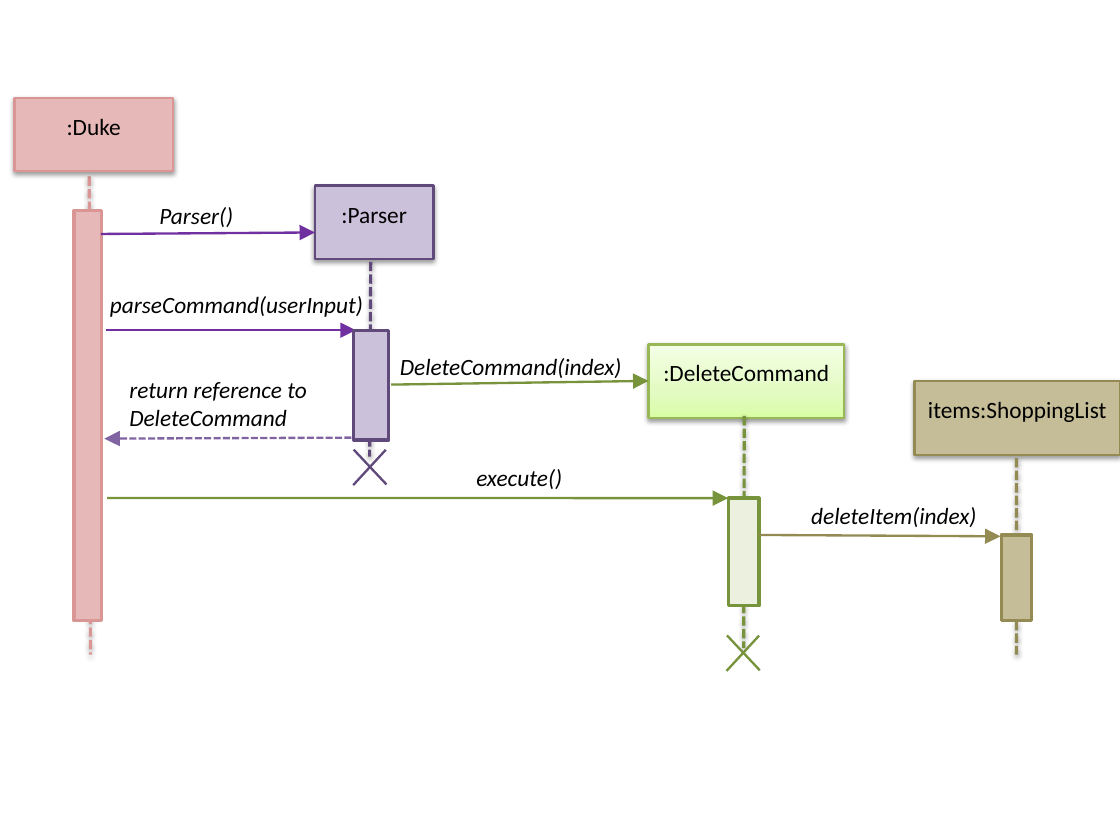
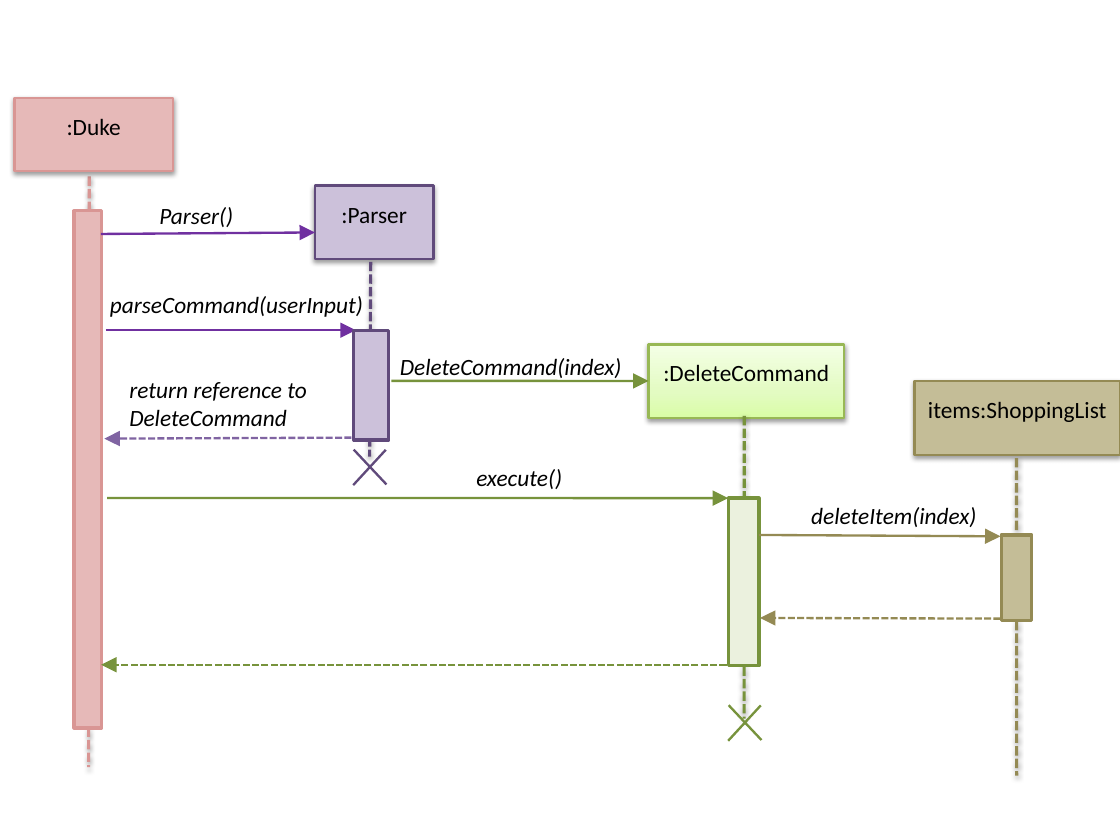
Before and after one commit to nus-cs2113-AY1920S2/tp, a slide deck: slide 1 of docs/Delete.pptx. Drawn at 1120x840 pixels with LibreOffice and Linux fonts; fonts in the diff are those of the drawing. Boxes give left, top, right and bottom in pixels: in the first picture for what was removed or moved away, otherwise in the second. Text is boxed around its words. In the diff, an @@ line names an element or a change of style, - is before the commit and + after.

```diff
--- a/docs/Delete.pptx
+++ b/docs/Delete.pptx
@@ line moved from (90, 177) - (91, 655) to (90, 177) - (88, 767) @@
@@ rectangle: place and size @@
-rectangle at bbox=[74, 211, 102, 620]
+rectangle at bbox=[74, 211, 102, 728]
@@ arrow moved from (391, 384) - (648, 381) to (391, 381) - (648, 381) @@
@@ line moved from (745, 416) - (744, 647) to (745, 416) - (744, 719) @@
@@ line moved from (1017, 458) - (1017, 655) to (1017, 458) - (1017, 776) @@
@@ rectangle: place and size @@
-rectangle at bbox=[728, 498, 758, 606]
+rectangle at bbox=[728, 498, 758, 666]
@@ arrow added from (1000, 618) to (760, 618), #948A54 1.5 pt dashed @@
@@ arrow added from (727, 665) to (101, 665), #77933C 1.5 pt dashed @@
@@ line moved from (759, 636) - (727, 671) to (760, 706) - (728, 740) @@
@@ line moved from (759, 670) - (727, 635) to (762, 740) - (729, 706) @@
```
Also in this commit, not shown: 8 other files.
